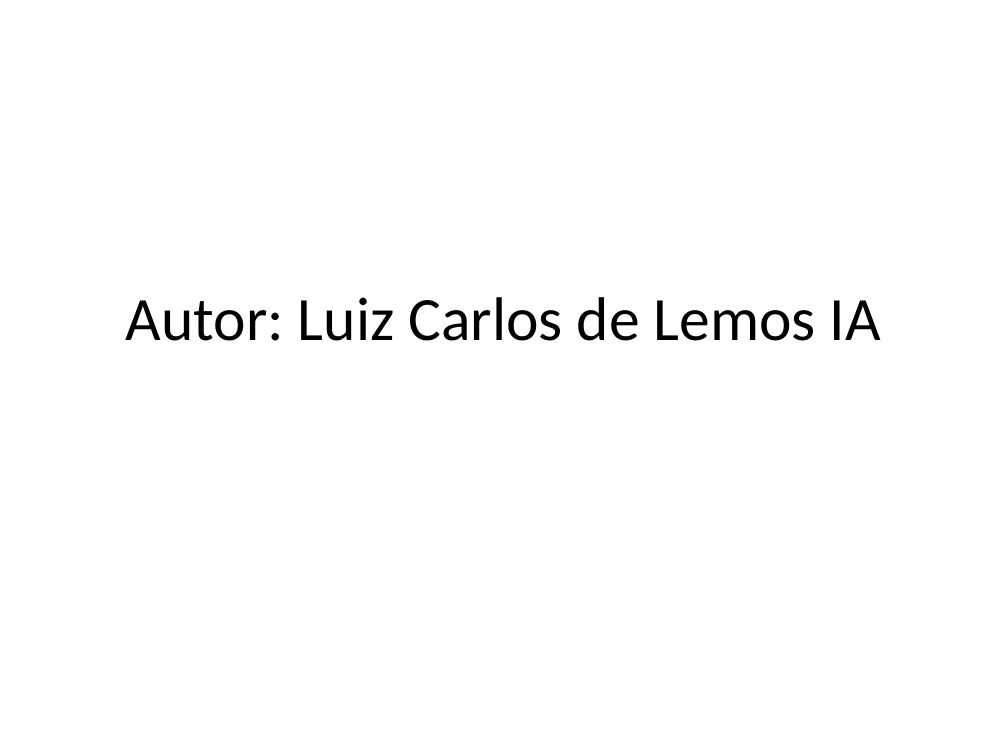
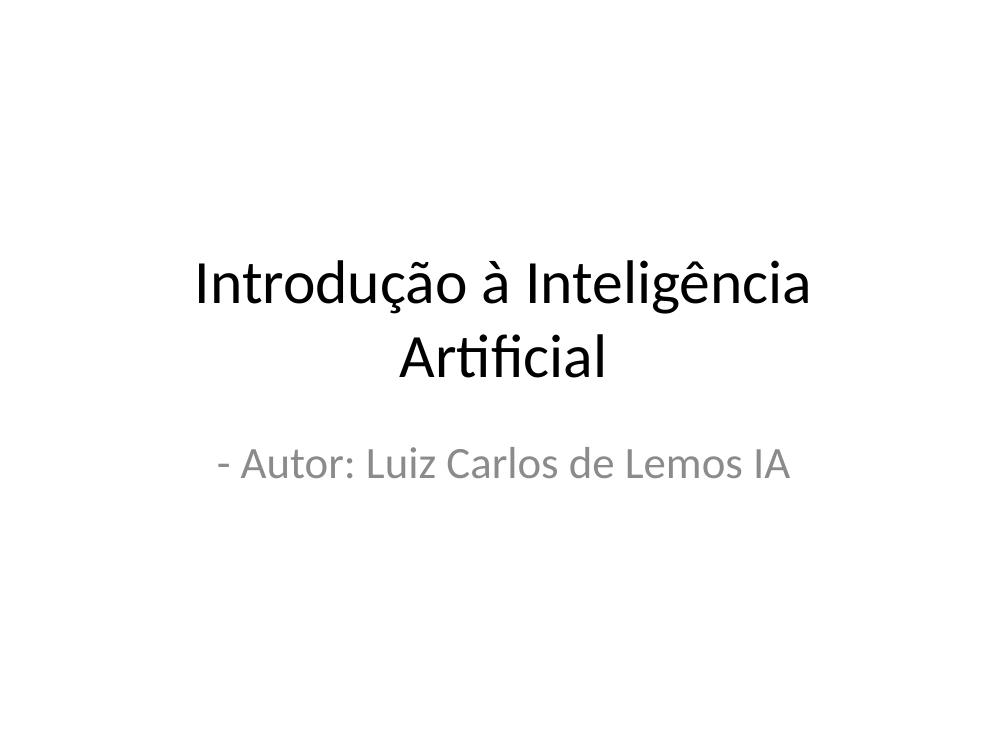
Before and after one commit to lcdlemos/EstagioNutes, a slide deck: slide 1 of Slides/auto_apresentacao.pptx. Drawn at 1008x756 pixels with LibreOffice and Linux fonts; fonts in the diff are those of the drawing. Boxes give left, top, right and bottom in pixels: in the first picture for what was removed or moved away, otherwise in the second. Text is boxed around its words. In the diff, an @@ line names an element or a change of style, - is before the commit and + after.

```diff
--- a/Slides/auto_apresentacao.pptx
+++ b/Slides/auto_apresentacao.pptx
@@ title at [195,260,812,378]: text changed @@
-Autor: Luiz Carlos de Lemos IA
+Introdução à Inteligência Artificial
@@ subtitle added at [241,447,790,478], 32 pt, text #8C8C8C @@
+- Autor: Luiz Carlos de Lemos IA
```
Also in this commit, not shown: 5 other slides changed, 10 other files.
